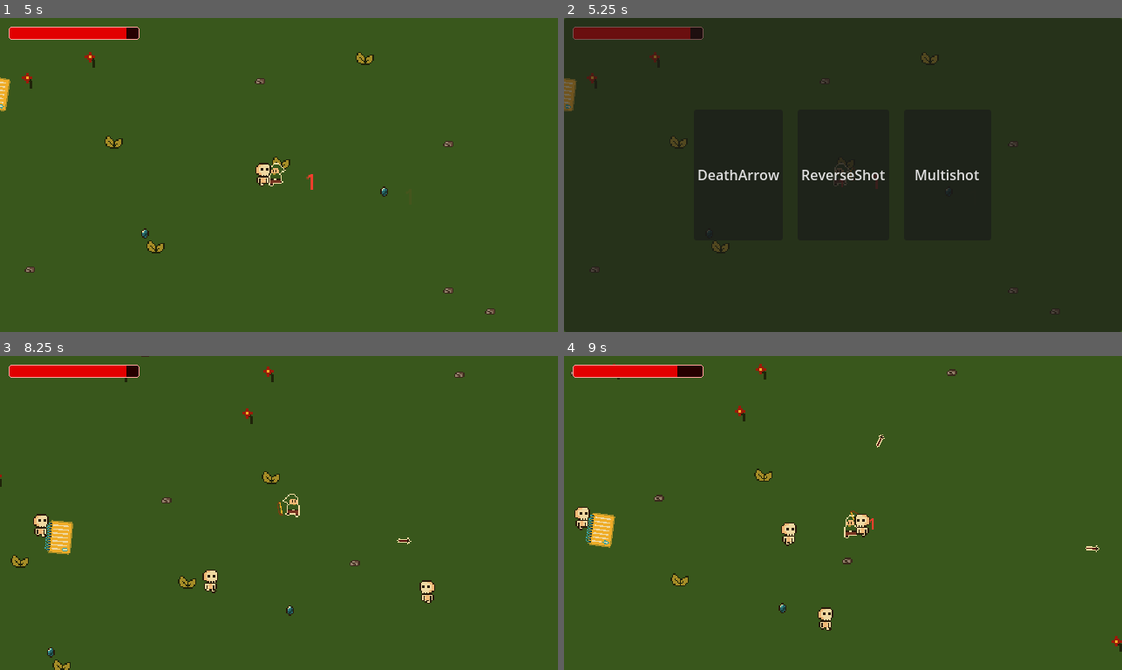
Above: before the commit, frames 1-4 (two rows, left to right).
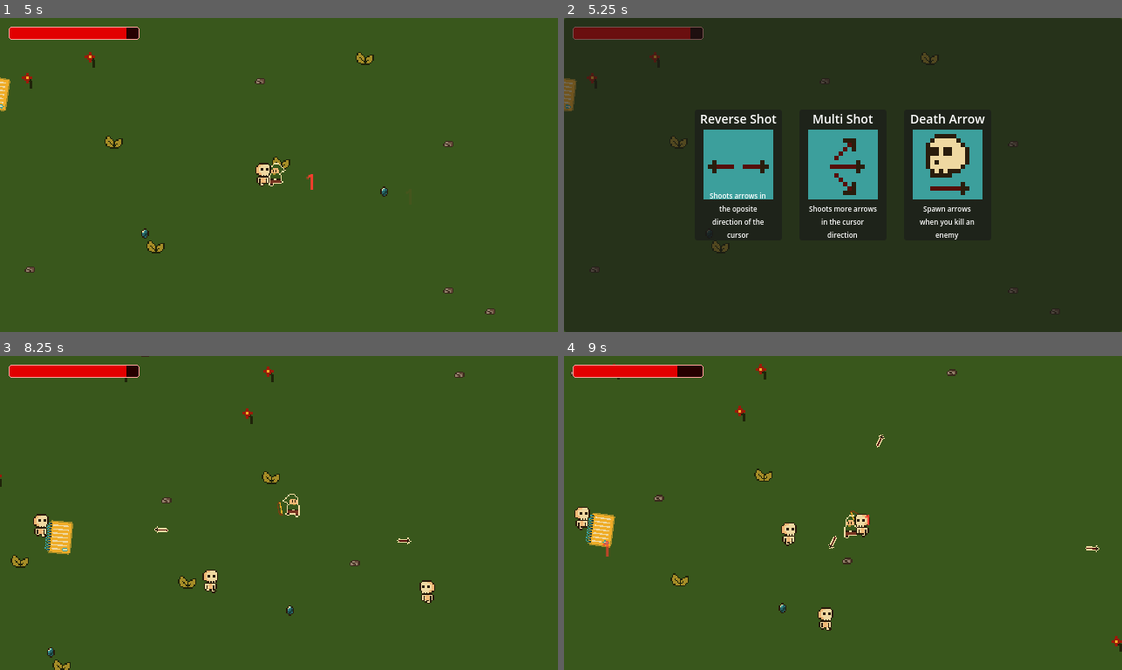
Above: after the commit, the same moments.

Repository: danilomacb/RAMter
Game: Godot game, scene res://Scenes/Game.tscn
Same seed, same stepped clock (60 frames per second), same inputs: the game is played once before the commit and once after it.
Inputs (mouse positions are in pixels of both pictures, inside the frame that each line leads up to):
- Up to frame 1 (5 s): move the mouse to (401, 159) at 0.52 s; hold Right (MoveRight) 0.53-1.28 s; move the mouse to (167, 190) at 1.27 s; hold Down (MoveDown) 1.28-2.03 s; move the mouse to (334, 105) at 2.02 s; hold Right (MoveRight) 2.03-2.78 s; move the mouse to (251, 237) at 2.77 s; hold Up (MoveUp) 2.78-3.53 s; move the mouse to (446, 222) at 3.52 s; hold Left (MoveLeft) from 3.53 s (still down); move the mouse to (111, 127) at 4.27 s
- Up to frame 2 (5.25 s): move the mouse to (870, 175) at 5.02 s; release Left (MoveLeft) at 5.03 s; hold Down (MoveDown) from 5.03 s (still down)
- Up to frame 3 (8.25 s): release Down (MoveDown) at 5.75 s; click (172, 513) at 5.75 s, where only the run before the commit has a clickable "DeathArrow"; move the mouse to (195, 434) at 6.52 s; hold Right (MoveRight) 6.53-7.28 s; move the mouse to (401, 497) at 7.27 s; hold Up (MoveUp) 7.28-8.03 s; move the mouse to (167, 528) at 8.02 s; hold Right (MoveRight) from 8.03 s (still down)
- Up to frame 4 (9 s): move the mouse to (898, 443) at 8.77 s; release Right (MoveRight) at 8.78 s; hold Down (MoveDown) from 8.78 s (still down)

Frame 1 is identical in both runs. In frame 2, 9.0% of the frame differs, in the area x 24-76%, y 30-71%; in frame 3, less than 0.1%; in frame 4, less than 0.1%.

Commit message:
loading upgrade card info

Diff:
--- /dev/null
+++ b/Prefabs/UpgradeCard.tscn
@@ -0,0 +1,66 @@
+[gd_scene load_steps=8 format=3 uid="uid://6t1lgjewcbon"]
+
+[ext_resource type="Script" path="res://Scripts/UpgradeCard.gd" id="1_mlppi"]
+[ext_resource type="Resource" uid="uid://ig6asbrd1aef" path="res://Resources/AttackSpeed.tres" id="2_56uls"]
+[ext_resource type="Resource" uid="uid://c05reasqjm5wr" path="res://Resources/DeathArrow.tres" id="3_kh87x"]
+[ext_resource type="Resource" uid="uid://ckvwwoqa6kma6" path="res://Resources/MultiShot.tres" id="4_yjj2y"]
+[ext_resource type="Resource" uid="uid://c2qwyexfxb6tk" path="res://Resources/Penetrator.tres" id="5_4x6wo"]
+[ext_resource type="Resource" uid="uid://b35osamq5swh2" path="res://Resources/Reflector.tres" id="6_1xt0u"]
+[ext_resource type="Resource" uid="uid://b3xb6hrhryixw" path="res://Resources/ReverseShot.tres" id="7_jq82n"]
+
+[node name="UpgradeCard" type="Button"]
+anchors_preset = 8
+anchor_left = 0.5
+anchor_top = 0.5
+anchor_right = 0.5
+anchor_bottom = 0.5
+offset_left = -170.0
+offset_top = -75.0
+offset_right = -70.0
+offset_bottom = 75.0
+grow_horizontal = 2
+grow_vertical = 2
+script = ExtResource("1_mlppi")
+cardResources = Array[Resource("res://Scripts/CardResourse.gd")]([ExtResource("2_56uls"), ExtResource("3_kh87x"), ExtResource("4_yjj2y"), ExtResource("5_4x6wo"), ExtResource("6_1xt0u"), ExtResource("7_jq82n")])
+
+[node name="TitleLabel" type="Label" parent="."]
+layout_mode = 1
+anchors_preset = 10
+anchor_right = 1.0
+offset_bottom = 23.0
+grow_horizontal = 2
+theme_override_font_sizes/font_size = 14
+text = "Title"
+horizontal_alignment = 1
+vertical_alignment = 1
+
+[node name="TextureRect" type="TextureRect" parent="."]
+layout_mode = 1
+anchors_preset = 14
+anchor_top = 0.5
+anchor_right = 1.0
+anchor_bottom = 0.5
+offset_left = 10.0
+offset_top = -52.0
+offset_right = -10.0
+offset_bottom = 28.0
+grow_horizontal = 2
+grow_vertical = 2
+
+[node name="DescriptionLabel" type="Label" parent="."]
+layout_mode = 1
+anchors_preset = 12
+anchor_top = 1.0
+anchor_right = 1.0
+anchor_bottom = 1.0
+offset_left = 10.0
+offset_top = -39.0
+offset_right = -10.0
+grow_horizontal = 2
+grow_vertical = 0
+theme_override_font_sizes/font_size = 8
+text = "Description"
+horizontal_alignment = 1
+autowrap_mode = 2
+
+[connection signal="pressed" from="." to="." method="_on_pressed"]
--- /dev/null
+++ b/Resources/AttackSpeed.tres
@@ -0,0 +1,11 @@
+[gd_resource type="Resource" script_class="CardResource" load_steps=3 format=3 uid="uid://ig6asbrd1aef"]
+
+[ext_resource type="Texture2D" uid="uid://2q2yao3sp8f5" path="res://Sprites/CardIcons/AttackSpeed.png" id="1_apr2e"]
+[ext_resource type="Script" path="res://Scripts/CardResourse.gd" id="1_cp5ta"]
+
+[resource]
+script = ExtResource("1_cp5ta")
+upgradeType = 0
+title = "Attack Speed"
+texture = ExtResource("1_apr2e")
+description = "Shoots more arrows in less time"
--- /dev/null
+++ b/Resources/DeathArrow.tres
@@ -0,0 +1,11 @@
+[gd_resource type="Resource" script_class="CardResource" load_steps=3 format=3 uid="uid://c05reasqjm5wr"]
+
+[ext_resource type="Texture2D" uid="uid://cqq21r53miynr" path="res://Sprites/CardIcons/DeathArrow.png" id="1_rc3qq"]
+[ext_resource type="Script" path="res://Scripts/CardResourse.gd" id="1_v8mgb"]
+
+[resource]
+script = ExtResource("1_v8mgb")
+upgradeType = 5
+title = "Death Arrow"
+texture = ExtResource("1_rc3qq")
+description = "Spawn arrows when you kill an enemy"
--- /dev/null
+++ b/Resources/MultiShot.tres
@@ -0,0 +1,11 @@
+[gd_resource type="Resource" script_class="CardResource" load_steps=3 format=3 uid="uid://ckvwwoqa6kma6"]
+
+[ext_resource type="Script" path="res://Scripts/CardResourse.gd" id="1_i3npb"]
+[ext_resource type="Texture2D" uid="uid://rg3l42nixkwm" path="res://Sprites/CardIcons/MultiShot.png" id="1_ussj2"]
+
+[resource]
+script = ExtResource("1_i3npb")
+upgradeType = 1
+title = "Multi Shot"
+texture = ExtResource("1_ussj2")
+description = "Shoots more arrows in the cursor direction"
--- /dev/null
+++ b/Resources/Penetrator.tres
@@ -0,0 +1,11 @@
+[gd_resource type="Resource" script_class="CardResource" load_steps=3 format=3 uid="uid://c2qwyexfxb6tk"]
+
+[ext_resource type="Script" path="res://Scripts/CardResourse.gd" id="1_6hv40"]
+[ext_resource type="Texture2D" uid="uid://k34afpaly784" path="res://Sprites/CardIcons/Penetrator.png" id="1_ghvyo"]
+
+[resource]
+script = ExtResource("1_6hv40")
+upgradeType = 3
+title = "Penetrator"
+texture = ExtResource("1_ghvyo")
+description = "Your arrows can go through the enemies"
--- /dev/null
+++ b/Resources/Reflector.tres
@@ -0,0 +1,11 @@
+[gd_resource type="Resource" script_class="CardResource" load_steps=3 format=3 uid="uid://b35osamq5swh2"]
+
+[ext_resource type="Texture2D" uid="uid://csbtqfhvtf4a6" path="res://Sprites/CardIcons/Reflector.png" id="1_1r1fj"]
+[ext_resource type="Script" path="res://Scripts/CardResourse.gd" id="1_6n6k0"]
+
+[resource]
+script = ExtResource("1_6n6k0")
+upgradeType = 4
+title = "Reflector"
+texture = ExtResource("1_1r1fj")
+description = "Your arrows can bound on the screen"
--- /dev/null
+++ b/Resources/ReverseShot.tres
@@ -0,0 +1,11 @@
+[gd_resource type="Resource" script_class="CardResource" load_steps=3 format=3 uid="uid://b3xb6hrhryixw"]
+
+[ext_resource type="Texture2D" uid="uid://bymyspgiuu8kt" path="res://Sprites/CardIcons/ReverseShot.png" id="1_hl08v"]
+[ext_resource type="Script" path="res://Scripts/CardResourse.gd" id="1_oxexs"]
+
+[resource]
+script = ExtResource("1_oxexs")
+upgradeType = 2
+title = "Reverse Shot"
+texture = ExtResource("1_hl08v")
+description = "Shoots arrows in the oposite direction of the cursor"
--- a/Scenes/Game.tscn
+++ b/Scenes/Game.tscn
@@ -7,7 +7,7 @@
 [ext_resource type="Script" path="res://Scripts/EnemySpawnManager.gd" id="3_sp687"]
 [ext_resource type="Texture2D" uid="uid://dyvlk1rdm71e3" path="res://Sprites/HpBar.png" id="5_7o43d"]
 [ext_resource type="Texture2D" uid="uid://xqw8xchvvif4" path="res://Sprites/HpBarOver.png" id="6_2kjhh"]
-[ext_resource type="Script" path="res://Scripts/UpgradeCard.gd" id="7_qvdpu"]
+[ext_resource type="PackedScene" uid="uid://6t1lgjewcbon" path="res://Prefabs/UpgradeCard.tscn" id="8_msqct"]
 [ext_resource type="Script" path="res://Scripts/PlayAgainButton.gd" id="9_5dn3i"]
 [ext_resource type="Texture2D" uid="uid://5l333m8tcxne" path="res://Sprites/gameOver.png" id="9_xo048"]
 
@@ -82,53 +82,18 @@
 grow_horizontal = 2
 grow_vertical = 2
 
-[node name="UpgradeCard1" type="Button" parent="CanvasLayer/Control/UpgradePanel"]
+[node name="UpgradeCard" parent="CanvasLayer/Control/UpgradePanel" instance=ExtResource("8_msqct")]
 layout_mode = 1
-anchors_preset = 8
-anchor_left = 0.5
-anchor_top = 0.5
-anchor_right = 0.5
-anchor_bottom = 0.5
-offset_left = -170.0
-offset_top = -75.0
-offset_right = -70.0
-offset_bottom = 75.0
-grow_horizontal = 2
-grow_vertical = 2
-text = "Upgrade 1"
-script = ExtResource("7_qvdpu")
 
-[node name="UpgradeCard2" type="Button" parent="CanvasLayer/Control/UpgradePanel"]
+[node name="UpgradeCard2" parent="CanvasLayer/Control/UpgradePanel" instance=ExtResource("8_msqct")]
 layout_mode = 1
-anchors_preset = 8
-anchor_left = 0.5
-anchor_top = 0.5
-anchor_right = 0.5
-anchor_bottom = 0.5
 offset_left = -50.0
-offset_top = -75.0
 offset_right = 50.0
-offset_bottom = 75.0
-grow_horizontal = 2
-grow_vertical = 2
-text = "Upgrade 2"
-script = ExtResource("7_qvdpu")
 
-[node name="UpgradeCard3" type="Button" parent="CanvasLayer/Control/UpgradePanel"]
+[node name="UpgradeCard3" parent="CanvasLayer/Control/UpgradePanel" instance=ExtResource("8_msqct")]
 layout_mode = 1
-anchors_preset = 8
-anchor_left = 0.5
-anchor_top = 0.5
-anchor_right = 0.5
-anchor_bottom = 0.5
 offset_left = 70.0
-offset_top = -75.0
 offset_right = 170.0
-offset_bottom = 75.0
-grow_horizontal = 2
-grow_vertical = 2
-text = "Upgrade 3"
-script = ExtResource("7_qvdpu")
 
 [node name="GameOverPanel" type="Panel" parent="CanvasLayer/Control"]
 visible = false
@@ -172,7 +137,4 @@
 script = ExtResource("9_5dn3i")
 
 [connection signal="timeout" from="EnemySpawnManager/Timer" to="EnemySpawnManager" method="_on_timer_timeout"]
-[connection signal="pressed" from="CanvasLayer/Control/UpgradePanel/UpgradeCard1" to="CanvasLayer/Control/UpgradePanel/UpgradeCard1" method="_on_pressed"]
-[connection signal="pressed" from="CanvasLayer/Control/UpgradePanel/UpgradeCard2" to="CanvasLayer/Control/UpgradePanel/UpgradeCard2" method="_on_pressed"]
-[connection signal="pressed" from="CanvasLayer/Control/UpgradePanel/UpgradeCard3" to="CanvasLayer/Control/UpgradePanel/UpgradeCard3" method="_on_pressed"]
 [connection signal="pressed" from="CanvasLayer/Control/GameOverPanel/PlayAgainButton" to="CanvasLayer/Control/GameOverPanel/PlayAgainButton" method="_on_pressed"]
--- /dev/null
+++ b/Scripts/CardResourse.gd
@@ -0,0 +1,7 @@
+extends Resource
+class_name CardResource
+
+@export var upgradeType: Globals.UpgradeType
+@export var title: String
+@export var texture: Texture
+@export var description: String
--- a/Scripts/Globals.gd
+++ b/Scripts/Globals.gd
@@ -1,4 +1,6 @@
 extends Node
+
+enum UpgradeType {AttackSpeed, Multishot, ReverseShot, Penetrator, Reflector, DeathArrow}
 
 var UpgradeAttackSpeedCounter: int = 0
 var UpgradeMultiShotCounter: int = 0
--- a/Scripts/UpgradeCard.gd
+++ b/Scripts/UpgradeCard.gd
@@ -1,4 +1,10 @@
 extends Button
+
+@export var cardResources: Array[CardResource]
+
+@onready var titleLabel: Label = $TitleLabel
+@onready var textureRect: TextureRect = $TextureRect
+@onready var descriptionLabel: Label = $DescriptionLabel
 
 var upgrades = load("res://Scripts/Upgrades.gd").new()
 
@@ -11,10 +17,12 @@
 	player.OnLevelUp.connect(RandomizeUpgradeCard)
 
 func RandomizeUpgradeCard():
-	currentUpgradeIndex = rng.randi_range(0, upgrades.UpgradeType.size() - 1)
-	text = upgrades.UpgradeType.find_key(currentUpgradeIndex)
+	currentUpgradeIndex = rng.randi_range(0, cardResources.size() - 1)
+	titleLabel.text = cardResources[currentUpgradeIndex].title
+	textureRect.texture = cardResources[currentUpgradeIndex].texture
+	descriptionLabel.text = cardResources[currentUpgradeIndex].description
 
 func _on_pressed():
-	upgrades.AddUpgrade(currentUpgradeIndex)
+	upgrades.AddUpgrade(cardResources[currentUpgradeIndex].upgradeType)
 	get_parent().visible = false
 	get_tree().paused = false
--- a/Scripts/Upgrades.gd
+++ b/Scripts/Upgrades.gd
@@ -1,6 +1,4 @@
 extends Node2D
-
-enum UpgradeType {AttackSpeed, Multishot, ReverseShot, Penetrator, Reflector, DeathArrow}
 
 var playerArrow = load("res://Prefabs/PlayerArrow.tscn")
 
@@ -27,15 +25,15 @@
 
 func AddUpgrade(upgradeType):
 	match (upgradeType):
-		UpgradeType.Multishot:
+		Globals.UpgradeType.Multishot:
 			Globals.UpgradeMultiShotCounter += 1
-		UpgradeType.ReverseShot:
+		Globals.UpgradeType.ReverseShot:
 			Globals.UpgradeReverseShotCounter += 1
-		UpgradeType.Penetrator:
+		Globals.UpgradeType.Penetrator:
 			Globals.UpgradePenetratorCounter += 1
-		UpgradeType.AttackSpeed:
+		Globals.UpgradeType.AttackSpeed:
 			Globals.UpgradeAttackSpeedCounter += 1
-		UpgradeType.Reflector:
+		Globals.UpgradeType.Reflector:
 			Globals.UpgradeReflectorCounter += 1
-		UpgradeType.DeathArrow:
+		Globals.UpgradeType.DeathArrow:
 			Globals.UpgradeDeathArrowCounter += 1
Renamed: Sprites/CardIcons/Reflactor.png -> Sprites/CardIcons/Reflector.png
Not shown, changed: Sprites/CardIcons/Reflector.png.import
